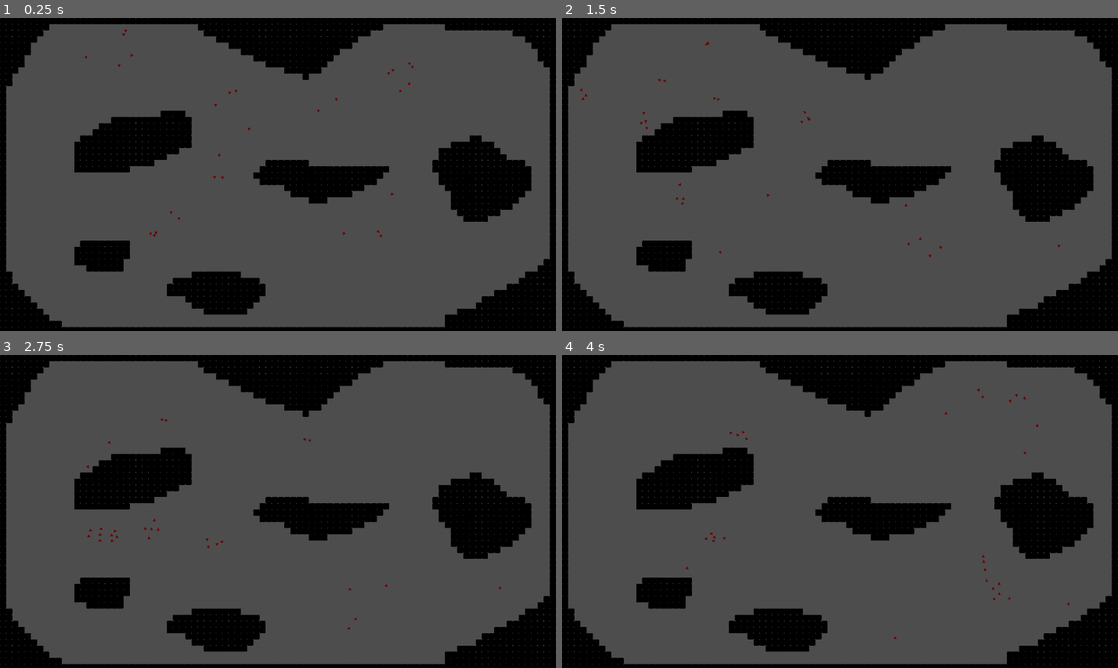
Above: before the commit, frames 1-4 (two rows, left to right).
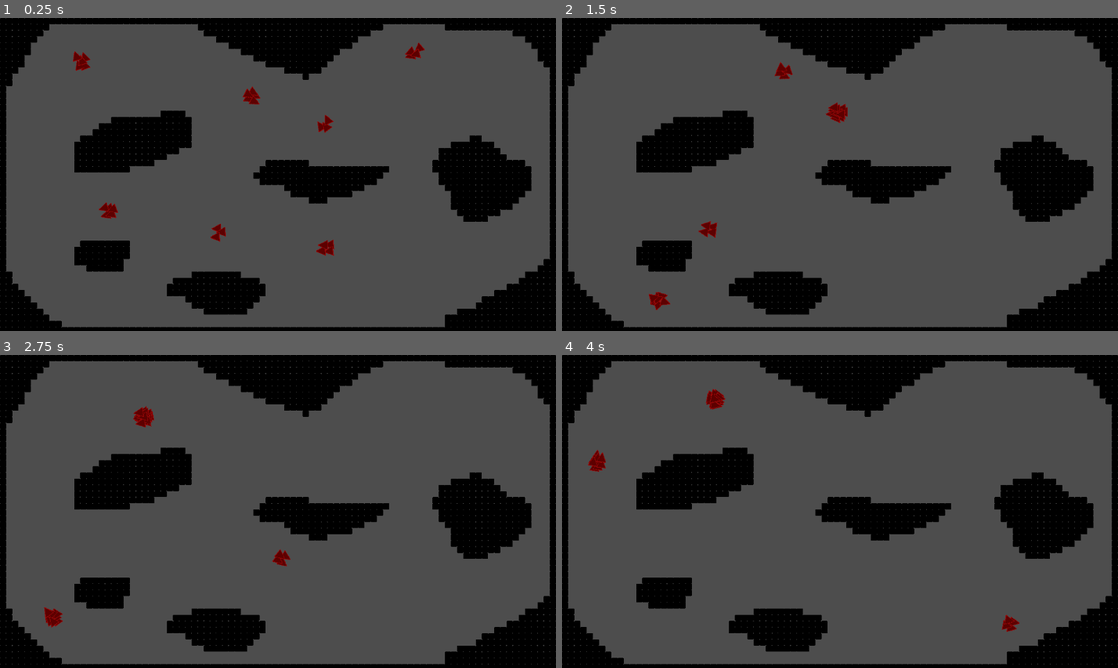
Above: after the commit, the same moments.

Repository: LitheFulminare/Operation-Venulysian
Game: Godot game, scene res://Game scenes/Boid Test.tscn
Same seed, same stepped clock (60 frames per second), same inputs: the game is played once before the commit and once after it. This scene is started directly instead of the project's main scene. The engine's default icon, where the game draws it, is replaced by a stand-in: a white triangle on a blue panel in a dark square.
Inputs (mouse positions are in pixels of both pictures, inside the frame that each line leads up to):
- Up to frame 1 (0.25 s): no input
- Up to frame 2 (1.5 s): tap Enter (ui_accept) at 0.5, 0.77 s; move the mouse to (962, 158) at 0.52 s; hold D (Right) from 0.53 s (still down); tap Shift (Dash) at 0.6 s; move the mouse to (728, 190) at 1.27 s; tap F (Grappling Hook) at 1.35 s
- Up to frame 3 (2.75 s): tap Enter (ui_accept) at 1.52 s; move the mouse to (333, 442) at 2.02 s; release D (Right) at 2.03 s; hold A (Left) from 2.03 s (still down); click (333, 442) at 2.1 s
- Up to frame 4 (4 s): move the mouse to (812, 574) at 2.77 s; release A (Left) at 2.78 s; hold D (Right) from 2.78 s (still down); tap Shift (Dash) at 2.85 s; tap Enter (ui_accept) at 3.02, 3.77 s; move the mouse to (1006, 558) at 3.52 s; tap F (Grappling Hook) at 3.6 s

The runs differ from the first frame. In frame 1, 0.8% of the frame differs, in the area x 13-77%, y 3-76%; in frame 2, 0.6%; in frame 3, 0.5%; in frame 4, 0.5%.

Commit message:
organization

Diff:
--- a/Operation Venulysian/Enemies/Bosses/Shredder Boss/Shredder Boss.tscn
+++ b/Operation Venulysian/Enemies/Bosses/Shredder Boss/Shredder Boss.tscn
@@ -42,7 +42,6 @@
 [node name="Upper Margin" type="CollisionShape2D" parent="Shredder Nodes/Boundary Area"]
 position = Vector2(-1.71427, 31.619)
 rotation = 1.5708
-scale = Vector2(1, 1)
 shape = SubResource("RectangleShape2D_sqday")
 
 [node name="Lower Margin" type="CollisionShape2D" parent="Shredder Nodes/Boundary Area"]
--- a/Operation Venulysian/Enemies/Shredder/Shredder.tscn
+++ b/Operation Venulysian/Enemies/Shredder/Shredder.tscn
@@ -23,10 +23,12 @@
 texture = ExtResource("1_ouxa2")
 
 [node name="CollisionShape2D" type="CollisionShape2D" parent="."]
+visible = false
 shape = SubResource("RectangleShape2D_ouxa2")
 debug_color = Color(0, 0.6, 0.701961, 0.32549)
 
 [node name="Vision Area2D" type="Area2D" parent="."]
+visible = false
 collision_layer = 8
 collision_mask = 8
 
--- a/Operation Venulysian/Enemies/Shredder/shredder.gd
+++ b/Operation Venulysian/Enemies/Shredder/shredder.gd
@@ -1,8 +1,7 @@
 class_name Shredder extends Area2D
 
 @export var speed: float = 7
-@export var movv: float = 15 # algo entre 15 e 45 é um bom valor
-@export var boundary_force: float = 1
+@export var separation: float = 15 # algo entre 15 e 45 é um bom valor
 
 var rays: Array[RayCast2D]
 var boids_in_sight: Array[Shredder]
@@ -59,9 +58,10 @@
 	var steer_away := Vector2.ZERO
 
 	for boid in boids_in_sight:
-		avg_velocity += boid.velocity
-		avg_position += boid.position
-		steer_away -= (boid.global_position - global_position) * (movv/(global_position - boid.global_position).length())
+		avg_velocity += boid.velocity # aligment
+		avg_position += boid.position # cohesion
+		#                   points towards the neighbor                increases separation force the closer they are
+		steer_away -= (boid.global_position - global_position) * (separation/(global_position - boid.global_position).length()) # separation
 
 	avg_velocity /= number_of_boids
 	velocity += (avg_velocity - velocity) / 2
--- a/Operation Venulysian/Game scenes/Boid Test.tscn
+++ b/Operation Venulysian/Game scenes/Boid Test.tscn
@@ -27,88 +27,175 @@
 anchor_mode = 0
 
 [node name="Shredder" parent="." instance=ExtResource("3_3n16j")]
-position = Vector2(704, 238)
+position = Vector2(505, 152)
+scale = Vector2(0.5, 0.5)
+speed = 5.0
+movv = 50.0
 
 [node name="Shredder2" parent="." instance=ExtResource("3_3n16j")]
-position = Vector2(934, 91)
+position = Vector2(897, 108)
+scale = Vector2(0.5, 0.5)
+speed = 5.0
+movv = 50.0
 
 [node name="Shredder3" parent="." instance=ExtResource("3_3n16j")]
-position = Vector2(660, 253)
+position = Vector2(690, 224)
+scale = Vector2(0.5, 0.5)
+speed = 5.0
+movv = 50.0
 
 [node name="Shredder4" parent="." instance=ExtResource("3_3n16j")]
 position = Vector2(689, 242)
+scale = Vector2(0.5, 0.5)
+speed = 5.0
+movv = 50.0
 
 [node name="Shredder5" parent="." instance=ExtResource("3_3n16j")]
-position = Vector2(784, 488)
+position = Vector2(747, 490)
+scale = Vector2(0.5, 0.5)
+speed = 5.0
+movv = 50.0
 
 [node name="Shredder6" parent="." instance=ExtResource("3_3n16j")]
-position = Vector2(693, 205)
+position = Vector2(693, 203)
+scale = Vector2(0.5, 0.5)
+speed = 5.0
+movv = 50.0
 
 [node name="Shredder7" parent="." instance=ExtResource("3_3n16j")]
-position = Vector2(273, 162)
+position = Vector2(213, 156)
+scale = Vector2(0.5, 0.5)
+speed = 5.0
+movv = 50.0
 
 [node name="Shredder8" parent="." instance=ExtResource("3_3n16j")]
 position = Vector2(259, 388)
+scale = Vector2(0.5, 0.5)
+speed = 5.0
+movv = 50.0
 
 [node name="Shredder9" parent="." instance=ExtResource("3_3n16j")]
-position = Vector2(358, 368)
+position = Vector2(280, 365)
+scale = Vector2(0.5, 0.5)
+speed = 5.0
+movv = 50.0
 
 [node name="Shredder10" parent="." instance=ExtResource("3_3n16j")]
 position = Vector2(251, 364)
+scale = Vector2(0.5, 0.5)
+speed = 5.0
+movv = 50.0
 
 [node name="Shredder11" parent="." instance=ExtResource("3_3n16j")]
-position = Vector2(248, 135)
+position = Vector2(205, 140)
+scale = Vector2(0.5, 0.5)
+speed = 5.0
+movv = 50.0
 
 [node name="Shredder12" parent="." instance=ExtResource("3_3n16j")]
-position = Vector2(306, 368)
+position = Vector2(269, 377)
+scale = Vector2(0.5, 0.5)
+speed = 5.0
+movv = 50.0
 
 [node name="Shredder13" parent="." instance=ExtResource("3_3n16j")]
-position = Vector2(386, 336)
+position = Vector2(285, 363)
+scale = Vector2(0.5, 0.5)
+speed = 5.0
+movv = 50.0
 
 [node name="Shredder14" parent="." instance=ExtResource("3_3n16j")]
 position = Vector2(175, 166)
+scale = Vector2(0.5, 0.5)
+speed = 5.0
+movv = 50.0
 
 [node name="Shredder15" parent="." instance=ExtResource("3_3n16j")]
-position = Vector2(494, 165)
+position = Vector2(471, 149)
+scale = Vector2(0.5, 0.5)
+speed = 5.0
+movv = 50.0
 
 [node name="Shredder16" parent="." instance=ExtResource("3_3n16j")]
-position = Vector2(864, 142)
+position = Vector2(885, 120)
+scale = Vector2(0.5, 0.5)
+speed = 5.0
+movv = 50.0
 
 [node name="Shredder17" parent="." instance=ExtResource("3_3n16j")]
-position = Vector2(480, 192)
+position = Vector2(452, 161)
+scale = Vector2(0.5, 0.5)
+speed = 5.0
+movv = 50.0
 
 [node name="Shredder18" parent="." instance=ExtResource("3_3n16j")]
-position = Vector2(529, 171)
+position = Vector2(476, 162)
+scale = Vector2(0.5, 0.5)
+speed = 5.0
+movv = 50.0
 
 [node name="Shredder19" parent="." instance=ExtResource("3_3n16j")]
-position = Vector2(454, 463)
+position = Vector2(513, 453)
+scale = Vector2(0.5, 0.5)
+speed = 5.0
+movv = 50.0
 
 [node name="Shredder20" parent="." instance=ExtResource("3_3n16j")]
 position = Vector2(525, 439)
+scale = Vector2(0.5, 0.5)
+speed = 5.0
+movv = 50.0
 
 [node name="Shredder21" parent="." instance=ExtResource("3_3n16j")]
 position = Vector2(499, 470)
+scale = Vector2(0.5, 0.5)
+speed = 5.0
+movv = 50.0
 
 [node name="Shredder22" parent="." instance=ExtResource("3_3n16j")]
 position = Vector2(746, 503)
+scale = Vector2(0.5, 0.5)
+speed = 5.0
+movv = 50.0
 
 [node name="Shredder23" parent="." instance=ExtResource("3_3n16j")]
 position = Vector2(713, 507)
+scale = Vector2(0.5, 0.5)
+speed = 5.0
+movv = 50.0
 
 [node name="Shredder24" parent="." instance=ExtResource("3_3n16j")]
-position = Vector2(739, 468)
+position = Vector2(736, 491)
+scale = Vector2(0.5, 0.5)
+speed = 5.0
+movv = 50.0
 
 [node name="Shredder25" parent="." instance=ExtResource("3_3n16j")]
 position = Vector2(882, 112)
+scale = Vector2(0.5, 0.5)
+speed = 5.0
+movv = 50.0
 
 [node name="Shredder26" parent="." instance=ExtResource("3_3n16j")]
-position = Vector2(922, 136)
+position = Vector2(901, 120)
+scale = Vector2(0.5, 0.5)
+speed = 5.0
+movv = 50.0
 
 [node name="Shredder27" parent="." instance=ExtResource("3_3n16j")]
 position = Vector2(450, 145)
+scale = Vector2(0.5, 0.5)
+speed = 5.0
+movv = 50.0
 
 [node name="Shredder28" parent="." instance=ExtResource("3_3n16j")]
-position = Vector2(217, 145)
+position = Vector2(194, 157)
+scale = Vector2(0.5, 0.5)
+speed = 5.0
+movv = 50.0
 
 [node name="Shredder29" parent="." instance=ExtResource("3_3n16j")]
-position = Vector2(191, 129)
+position = Vector2(182, 145)
+scale = Vector2(0.5, 0.5)
+speed = 5.0
+movv = 50.0
